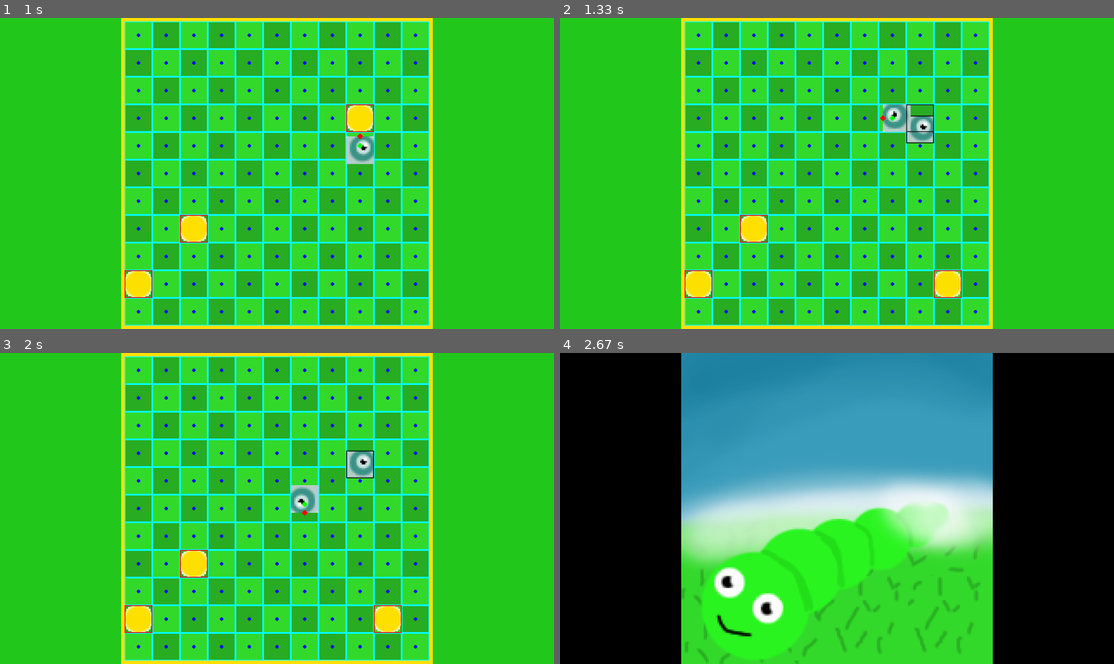
Above: before the commit, frames 1-4 (two rows, left to right).
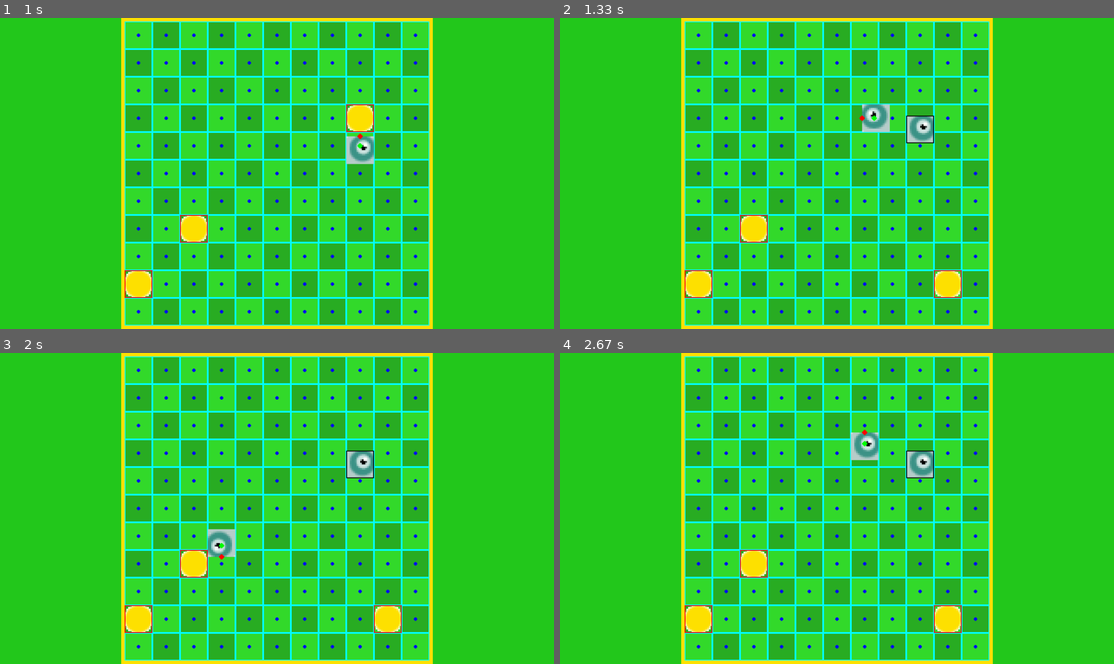
Above: after the commit, the same moments.

Repository: LZX1000/College-I
Game: pygame game, started from Snake2.py
The game is run twice, just before and just after one commit, with the same random seed, the same clock (stepped at 60 frames per second) and the same inputs.
Inputs:
- Up to frame 1 (1 s): hold Right 0.33-0.8 s; hold Up from 0.83 s (still down)
- Up to frame 2 (1.33 s): release Up at 1.13 s; hold Left from 1.17 s (still down)
- Up to frame 3 (2 s): release Left at 1.63 s; tap S at 1.67 s
- Up to frame 4 (2.67 s): tap D at 2 s; tap W at 2.33 s

Frame 1 is identical in both runs. In frame 2, 0.8% of the frame differs, in the area x 54-68%, y 27-37%; in frame 3, 0.9%; in frame 4, 95%, in the area x 0-100%, y 0-100%.

Commit message:
Partial tail implement, player speed boost

Diff:
--- a/Snake2.py
+++ b/Snake2.py
@@ -64,7 +64,7 @@
                 super().__init__()
 
                 self.image, self.rect = image_stuff("assets/GameCharacter.png", pos, pixelation_factor, size)
-                self.old_pos = pos
+                self.pos = pos
                 self.angle = angle
 
             def update(self, display_surface, pos):
@@ -83,7 +83,6 @@
 
             self.image, self.rect = image_stuff("assets/GameCharacter.png", pos, pixelation_factor, size)
             self.pos = pos
-            self.old_pos = pos
             self.angle = angle
 
             self.nose = self.Nose(self)
@@ -254,6 +253,7 @@
                 player_movement = (0, 0)
                 movement_speed = 160
                 tail_list = []
+                movement_box_list = []
                 player_starting_pos = pygame.Vector2((internal_width // 2), (internal_height // 2))
                 player = GamePlayer(player_starting_pos)
                 # Food Settings
@@ -263,6 +263,7 @@
                 # General Initialization
                 points = 0
                 new = False
+                in_use = False
                 free = True
                 requested_movement = False
                 endgame = False
@@ -277,37 +278,39 @@
                 player.pos = pygame.Vector2((internal_width // 2), (internal_height // 2))
             # Movement detection
             if keys[pygame.K_w] or keys[pygame.K_UP]:
-                if player_movement != (0, 1):
+                if player_movement != (0, 1) and player_movement != (0, -1):
                     player.angle = 0
                     requested_direction = (0, -1)
                     requested_movement = True
             elif keys[pygame.K_s] or keys[pygame.K_DOWN]:
-                if player_movement != (0, -1):
+                if player_movement != (0, -1) and player_movement != (0, 1):
                     player.angle = 180
                     requested_direction = (0, 1)
                     requested_movement = True
             elif keys[pygame.K_a] or keys[pygame.K_LEFT]:
-                if player_movement != (1, 0):
+                if player_movement != (1, 0) and player_movement != (-1, 0):
                     player.angle = 90
                     requested_direction = (-1, 0)
                     requested_movement = True
             elif keys[pygame.K_d] or keys[pygame.K_RIGHT]:
-                if player_movement != (-1, 0):
+                if player_movement != (-1, 0) and player_movement != (1, 0):
                     player.angle = 270
                     requested_direction = (1, 0)
                     requested_movement = True
 
-            # Tail movement
-            for i in range(2):
-                if abs(player.rect.center[i] - player.old_pos[i]) >= player.rect.width:
-                    for i, tail in enumerate(tail_list):
-                        if i == 0:
-                            tail.rect.center = player.old_pos
-                        else:
-                            tail.rect.center = tail_list[i - 1].old_pos
-                            tail.old_pos = tail.rect.center
-                    player.rect.center = player.old_pos
-                    player.old_pos = player.rect.center
+            # Tail handling
+            # # Turn boxes
+            for turning_box in movement_box_list:
+                for tail in tail_list:
+                    if pygame.sprite.spritecollide(player.movement_point, turning_box, False):
+                        in_use = True
+                if not in_use:
+                    movement_box_list.remove(turning_box)
+                in_use = False
+            # # Tail movement
+            for tail in tail_list:
+                tail.pos.x += player_movement[0] * movement_speed * dt
+                tail.pos.y += player_movement[1] * movement_speed * dt
 
             # Player checks
             if background.grass.rect.collidepoint(player.nose.pos):
@@ -337,6 +340,7 @@
                     # Keep player centered on blocks
                     if movement_box:
                         old_movement_box = movement_box
+                        movement_box_list.append(old_movement_box)
                         requested_movement = False
                         free = False
                         player_movement = requested_direction
